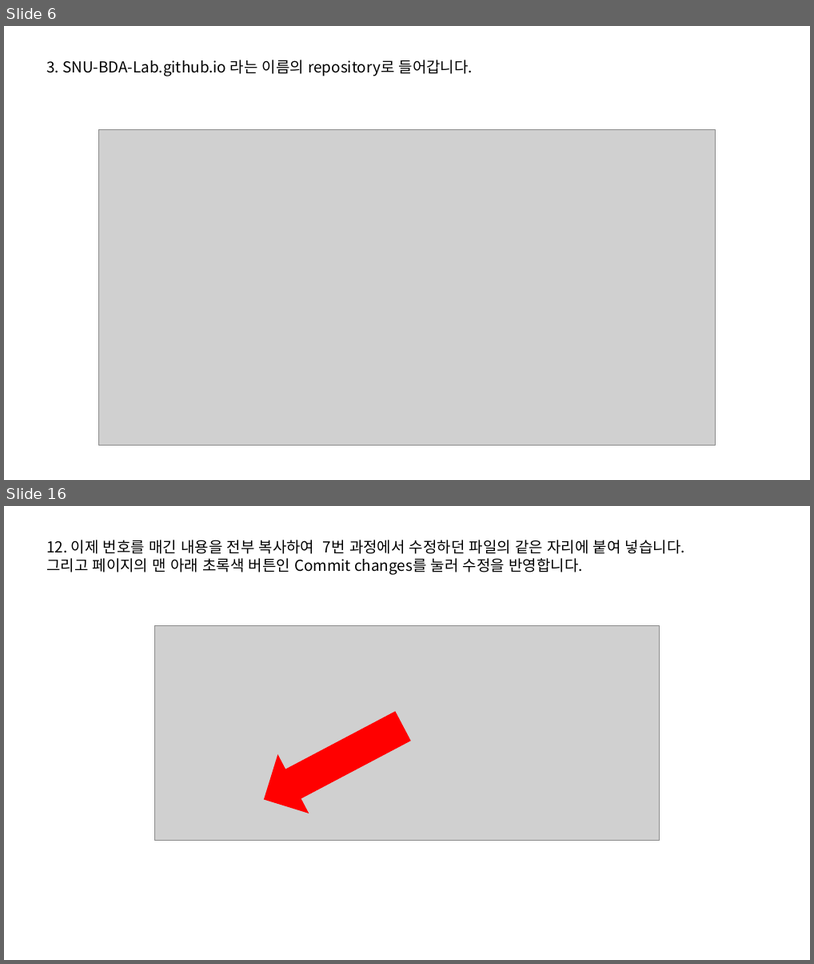
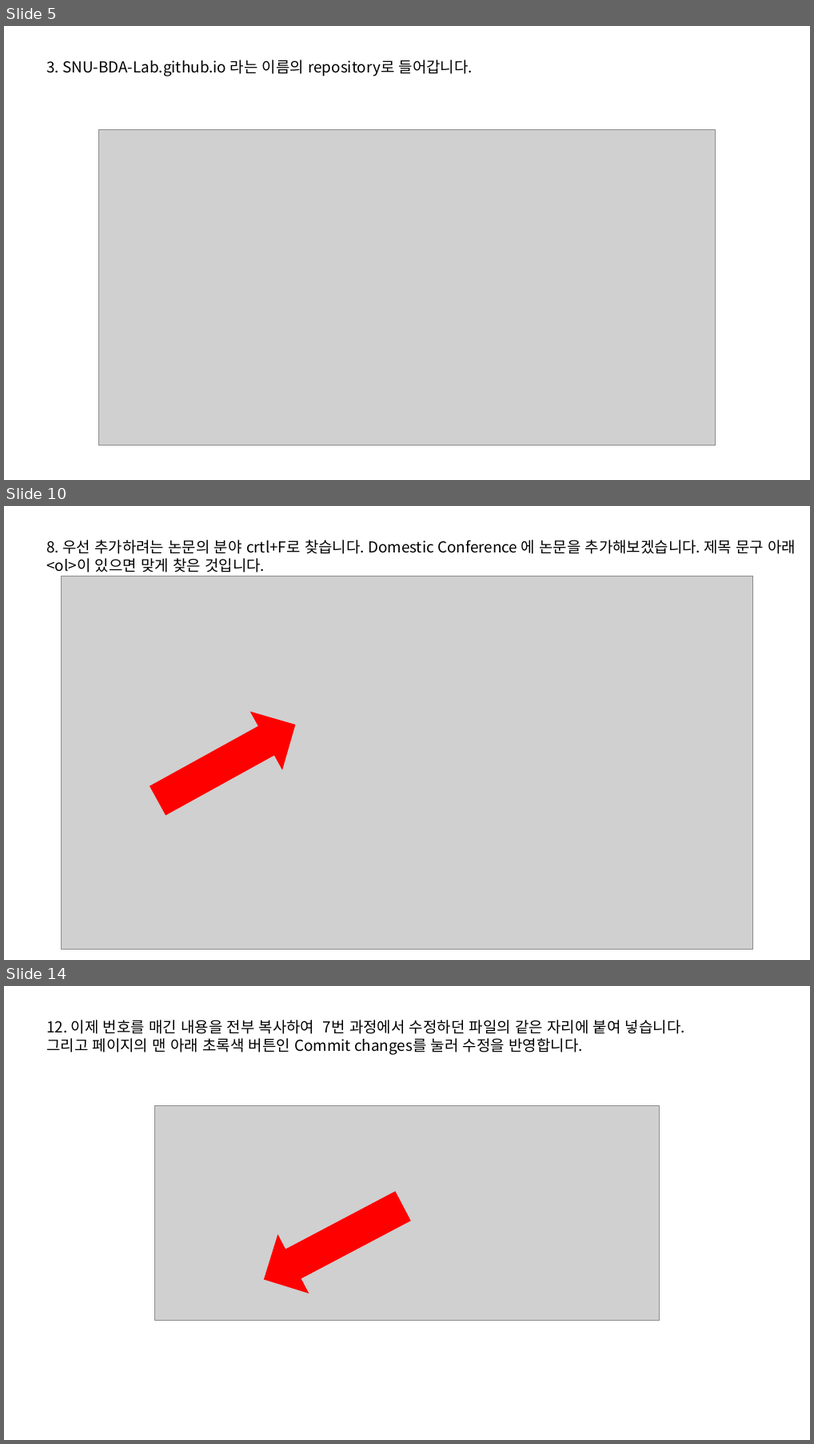
Before and after one commit to SNU-BDA-Lab/SNU-BDA-Lab.github.io, a slide deck: How_To_Use_Github_pages.pptx. Shown one above the other, each under a label of ours: slides 6 and 16 before the commit, slides 5, 10 and 14 after it; the slides between them are not shown. The pictures are 814x964 and 814x1444 pixels, drawn with LibreOffice and Linux fonts; fonts in the diff are those of the drawing; grey boxes stand for pictures. Boxes give left, top, right and bottom in pixels: in the first picture for what was removed or moved away, otherwise in the second. Text is boxed around its words. In the diff, an @@ line names an element or a change of style, - is before the commit and + after.

```diff
--- a/How_To_Use_Github_pages.pptx
+++ b/How_To_Use_Github_pages.pptx
@@ slide 10 added at bbox=[4, 506, 810, 960], background #FFFFFF @@
@@ text added at bbox=[46, 540, 797, 572], 18 pt, text #000000 @@
+8. 우선 추가하려는 논문의 분야 crtl+F로 찾습니다. Domestic Conference 에 논문을 추가해보겠습니다. 제목 문구 아래 <ol>이 있으면 맞게 찾은 것입니다.
@@ picture added at bbox=[61, 576, 754, 949] @@
@@ left arrow added at bbox=[142, 696, 311, 830], fill #FF0000 @@
@@ what was slide 6 is now slide 5 @@
@@ what was slide 16 is now slide 14 @@
```
Also in this commit, not shown: 5 slides changed, 4 other slides added, 8 slides removed, 1 other file.
